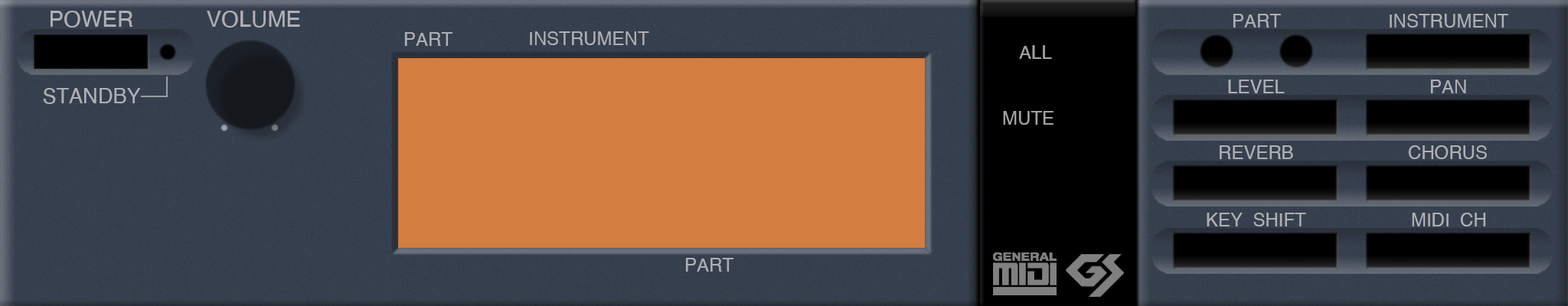
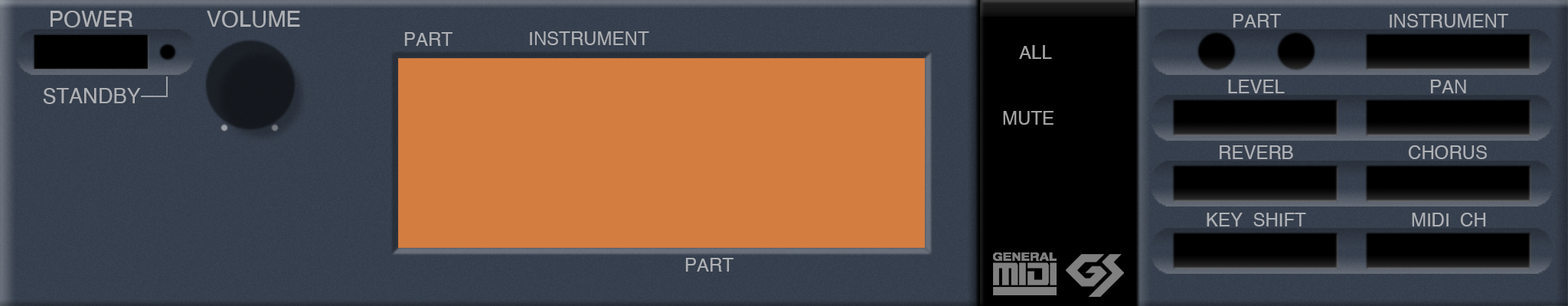
The second w=1568, h=306 image is a revision of the first. Changes to its layers:
painted on "レイヤー 9" over [1276, 31, 1317, 72]
painted on "レイヤー 8" over [1196, 31, 1237, 72]